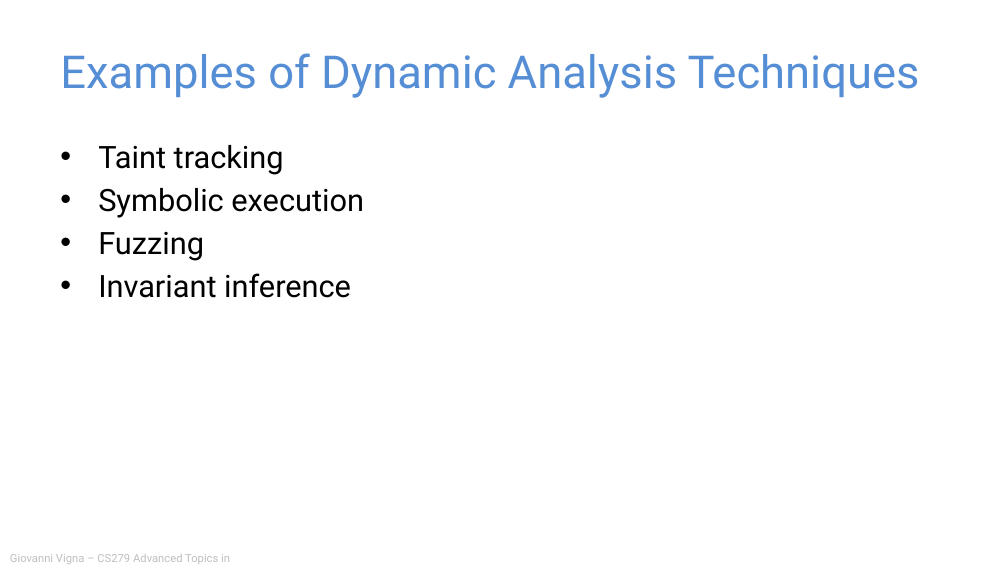
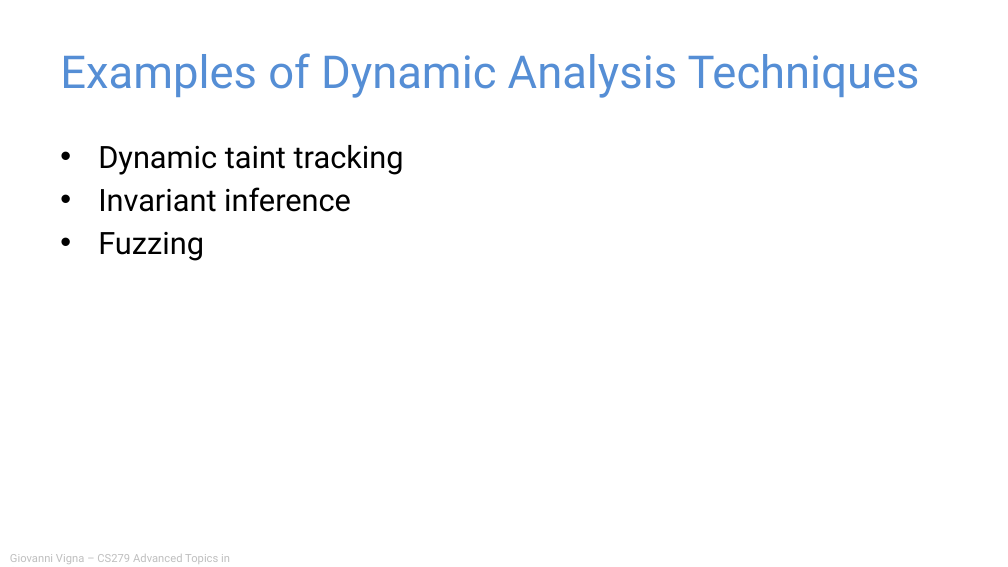
Before and after one commit to giovannivigna/CS279-Fall2024, a slide deck: slide 3 of materials/07_Dynamic_Analysis/Dynamic Analysis.pptx. Drawn at 1008x567 pixels with LibreOffice and Linux fonts; fonts in the diff are those of the drawing. Boxes give left, top, right and bottom in pixels: in the first picture for what was removed or moved away, otherwise in the second. Text is boxed around its words. In the diff, an @@ line names an element or a change of style, - is before the commit and + after.

```diff
--- a/materials/07_Dynamic_Analysis/Dynamic Analysis.pptx
+++ b/materials/07_Dynamic_Analysis/Dynamic Analysis.pptx
@@ text at <box>98,145,404,212</box>: text changed @@
-• Taint tracking
-• Symbolic execution
+• Dynamic taint tracking
+• Invariant inference
@@ text at <box>98,273,351,298</box>: paragraph removed @@
-• Invariant inference
```
Also in this commit, not shown: 9 other slides changed, 2 slides added, 23 slides removed, 7 other files.
